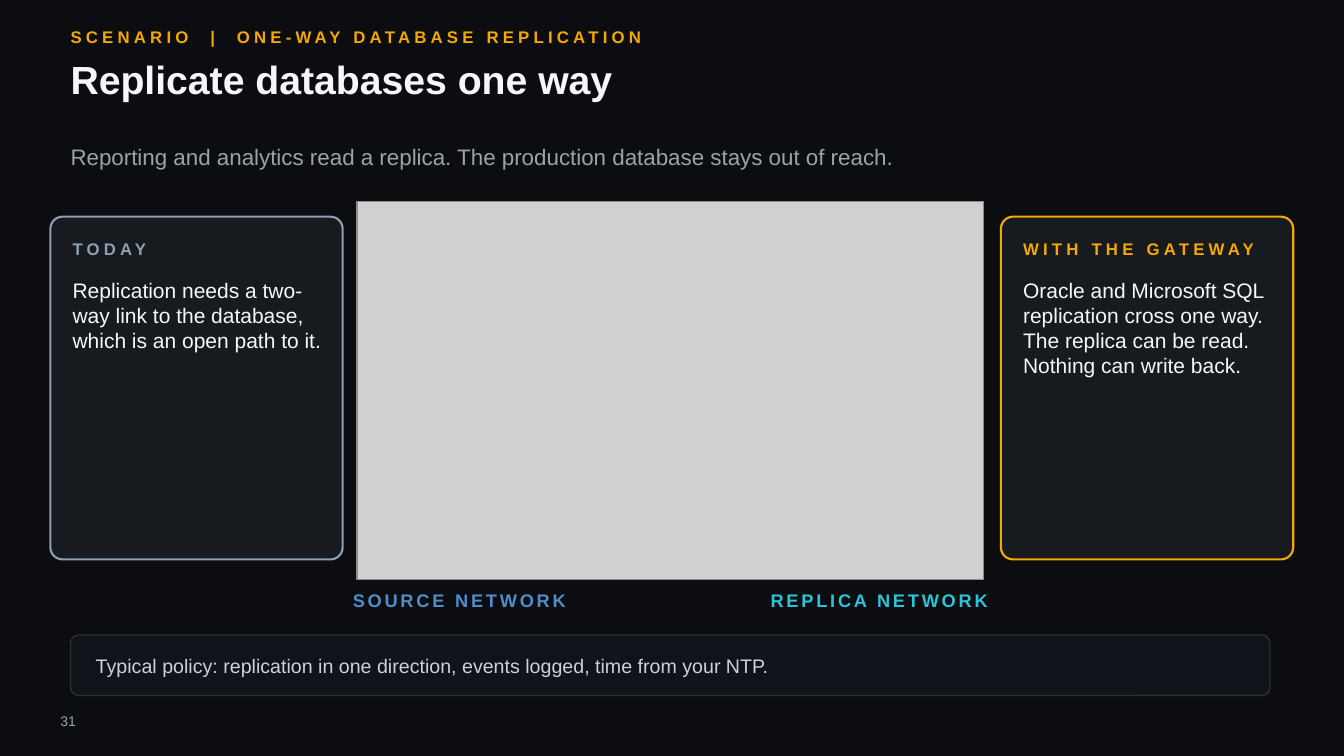
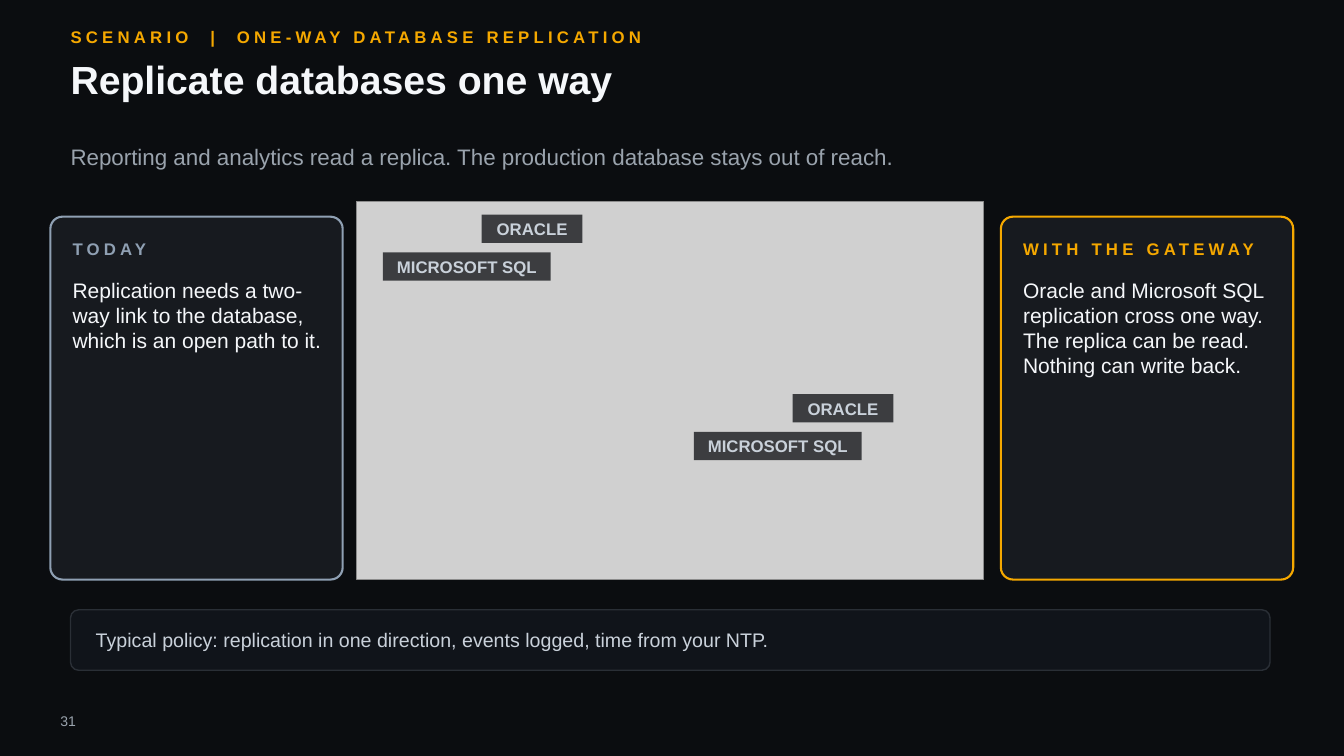
Before and after one commit to hybridus/DFX_Marketing, a slide deck: slide 31 of Projects/04_Presales_Gateway_Deck/DFX_Gateway_deck.pptx. Drawn at 1344x756 pixels with LibreOffice and Linux fonts; fonts in the diff are those of the drawing; grey boxes stand for pictures; background and template pictures are left out. Boxes give left, top, right and bottom in pixels: in the first picture for what was removed or moved away, otherwise in the second. Text is boxed around its words. In the diff, an @@ line names an element or a change of style, - is before the commit and + after.

```diff
--- a/Projects/04_Presales_Gateway_Deck/DFX_Gateway_deck.pptx
+++ b/Projects/04_Presales_Gateway_Deck/DFX_Gateway_deck.pptx
@@ rounded rectangle: place and size @@
-rounded rectangle at box(50, 217, 343, 560)
+rounded rectangle at box(50, 217, 343, 580)
@@ rectangle added at box(482, 215, 583, 243), fill #0B0D10 at 75% opacity, 12 pt, text #C9D1DA, bold @@
+ORACLE
@@ rounded rectangle: place and size @@
-rounded rectangle at box(1001, 217, 1294, 560)
+rounded rectangle at box(1001, 217, 1294, 580)
@@ rectangle added at box(383, 252, 552, 280), fill #0B0D10 at 75% opacity, 12 pt, text #C9D1DA, bold @@
+MICROSOFT SQL
@@ rectangle added at box(792, 394, 893, 422), fill #0B0D10 at 75% opacity, 12 pt, text #C9D1DA, bold @@
+ORACLE
@@ rectangle added at box(694, 432, 862, 460), fill #0B0D10 at 75% opacity, 12 pt, text #C9D1DA, bold @@
+MICROSOFT SQL
@@ text removed at box(353, 594, 566, 607) @@
-SOURCE NETWORK
@@ text removed at box(771, 594, 988, 607) @@
-REPLICA NETWORK
@@ rounded rectangle: place and size @@
-rounded rectangle at box(71, 635, 1270, 696)
+rounded rectangle at box(71, 610, 1270, 670)
@@ text "Typical policy: replication in one ...": place and size @@
-text "Typical policy: replication in one ..." at box(96, 658, 768, 677)
+text "Typical policy: replication in one ..." at box(96, 632, 768, 651)
```
Also in this commit, not shown: 19 other slides changed, 38 other files.
